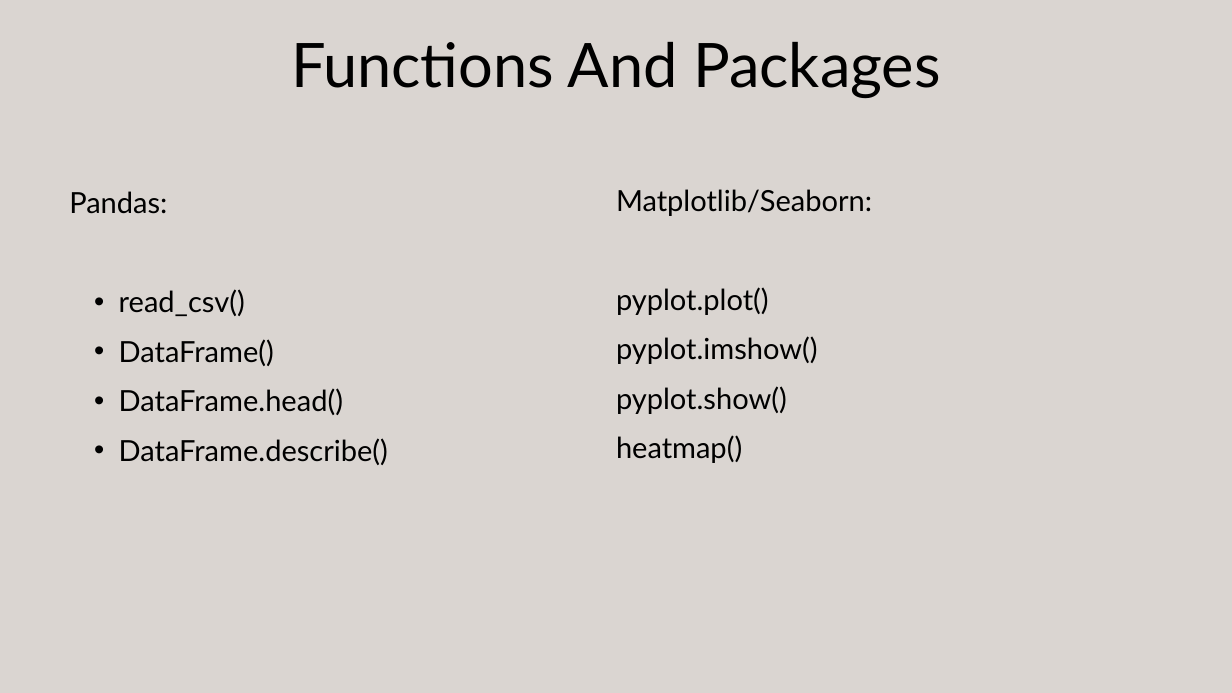
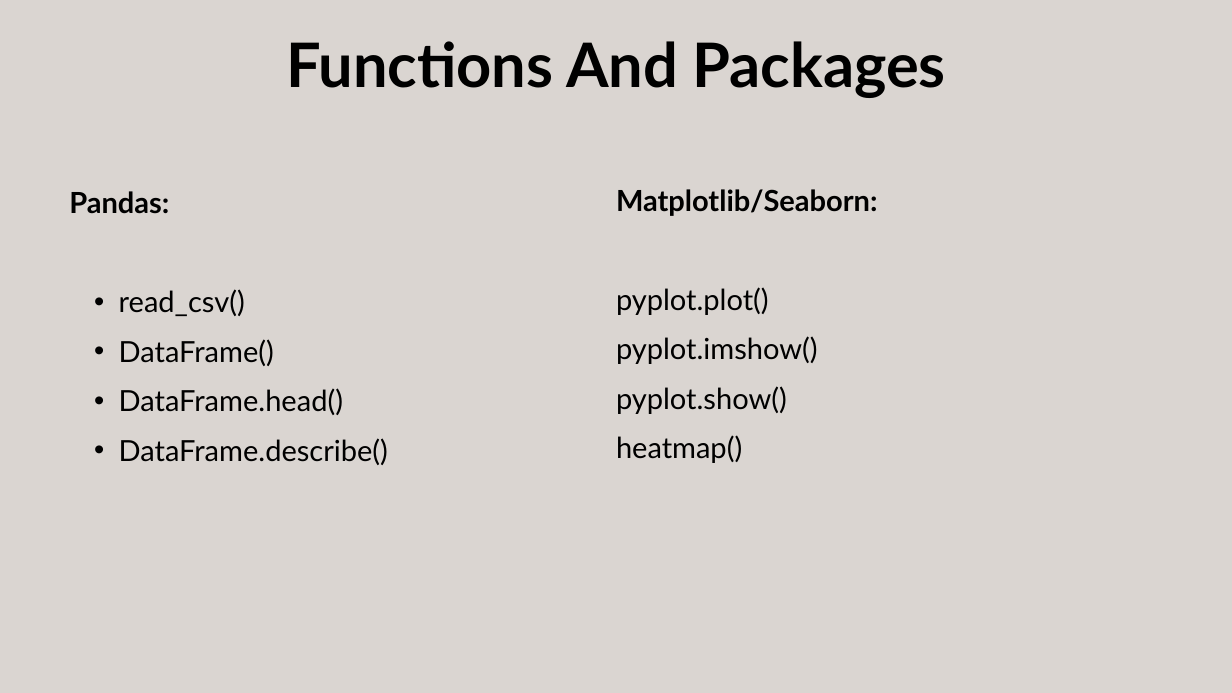
Before and after one commit to AjayDas-M/Star-Galaxy-Classifier-Using-Deep-Learning, a slide deck: slide 26 of docs/Star-Galaxy classification ppt.pptx (slide 27 before the commit). Drawn at 1232x693 pixels with LibreOffice and Linux fonts; fonts in the diff are those of the drawing. Boxes give left, top, right and bottom in pixels: in the first picture for what was removed or moved away, otherwise in the second. Text is boxed around its words. In the diff, an @@ line names an element or a change of style, - is before the commit and + after.

```diff
--- a/docs/Star-Galaxy classification ppt.pptx
+++ b/docs/Star-Galaxy classification ppt.pptx
@@ text "Functions And Packages" at (286,41,946,98): bold on @@
@@ text at (69,191,169,214): bold on in "Pandas:" @@
@@ text at (616,189,878,216): bold on in "Matplotlib/Seaborn:" @@
```
Also in this commit, not shown: 17 other slides changed, 4 slides added, 1 slide removed, 6 other files.
